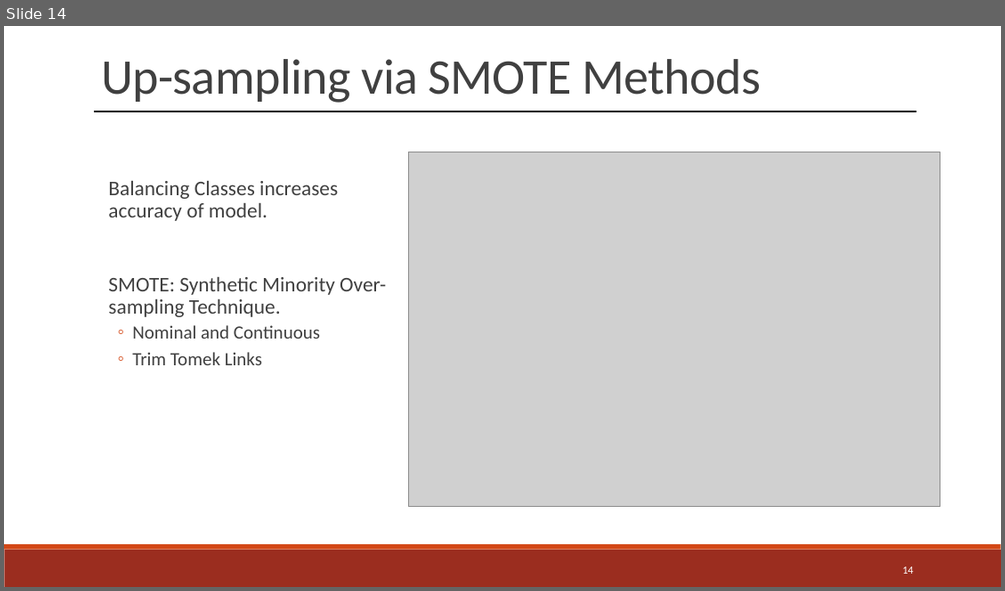
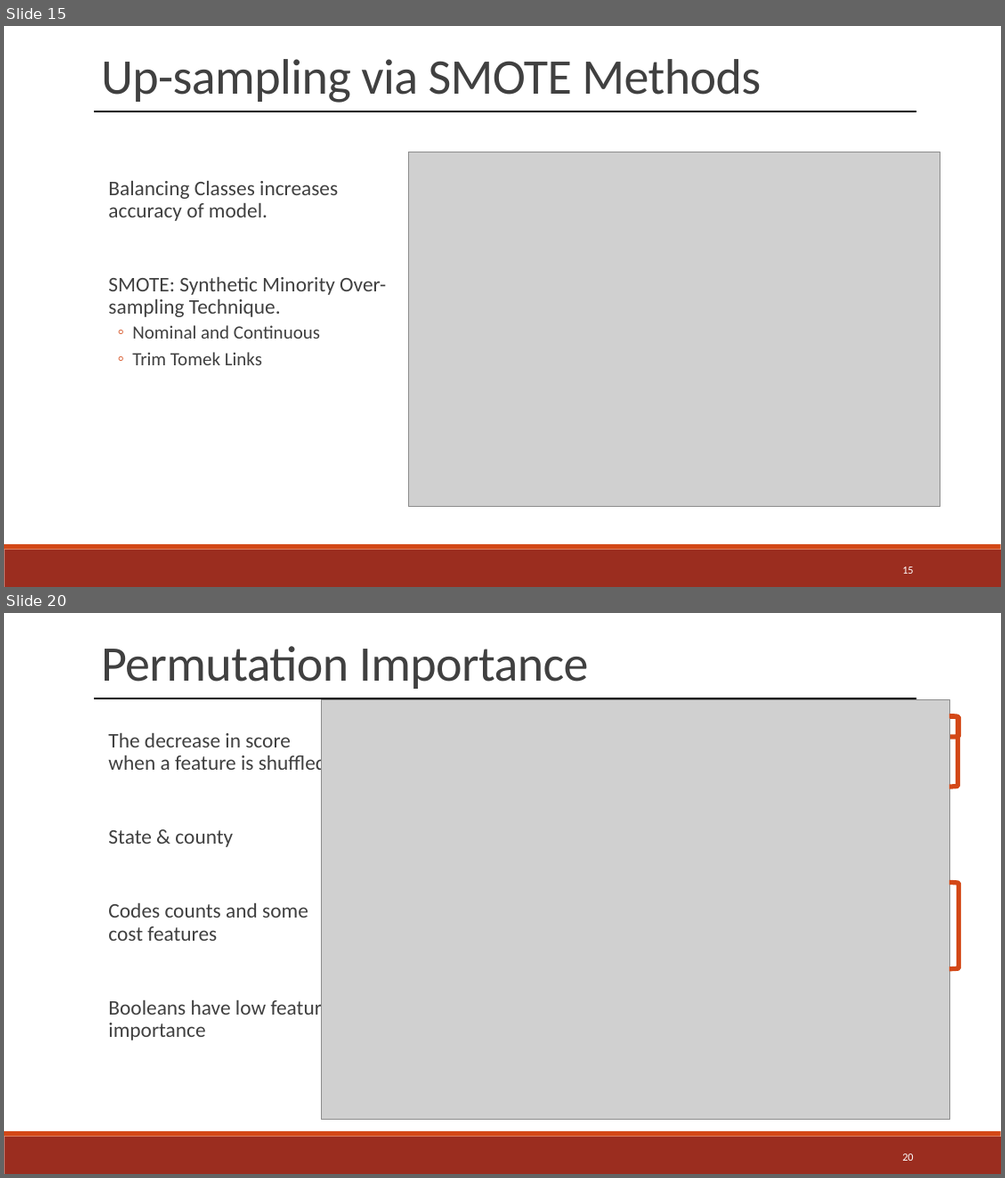
Before and after one commit to jwelch1123/healthcare_fraud_detection, a slide deck: Presentation.pptx. Shown one above the other, each under a label of ours: slide 14 before the commit, slides 15 and 20 after it; the slides between them are not shown. The pictures are 1005x591 and 1005x1178 pixels, drawn with LibreOffice and Linux fonts; fonts in the diff are those of the drawing; grey boxes stand for pictures. Boxes give left, top, right and bottom in pixels: in the first picture for what was removed or moved away, otherwise in the second. Text is boxed around its words. In the diff, an @@ line names an element or a change of style, - is before the commit and + after.

```diff
--- a/Presentation.pptx
+++ b/Presentation.pptx
@@ slide 20 added at (x1=4, y1=613, x2=1001, y2=1174), background #FFFFFF; not listed: 2 template elements that a slide beside it also shows @@
@@ text added at (x1=101, y1=646, x2=589, y2=689), 48 pt, text #404040 @@
+Permutation Importance
@@ line added from (94, 698) to (916, 698), #000000 1.5 pt @@
@@ picture added at (x1=321, y1=699, x2=950, y2=1119) @@
@@ right bracket added at (x1=949, y1=716, x2=957, y2=787), outline #D34817 4.5 pt @@
@@ right bracket added at (x1=950, y1=716, x2=958, y2=737), outline #D34817 4.5 pt @@
@@ text added at (x1=108, y1=733, x2=332, y2=1040), 20 pt, text #404040 @@
+  The decrease in score when a feature is shuffled.
+  State & county
+  Codes counts and some cost features
+  Booleans have low feature importance
@@ right bracket added at (x1=949, y1=882, x2=959, y2=969), outline #D34817 4.5 pt @@
@@ page number added at (x1=902, y1=1153, x2=913, y2=1160), 10.5 pt, text #FFFFFF @@
+20
@@ what was slide 14 is now slide 15 @@
@@ page number at (x1=902, y1=566, x2=913, y2=573): text changed @@
-14
+15
```
Also in this commit, not shown: 7 slides changed, 9 other slides added, 5 slides removed, 18 other files.
